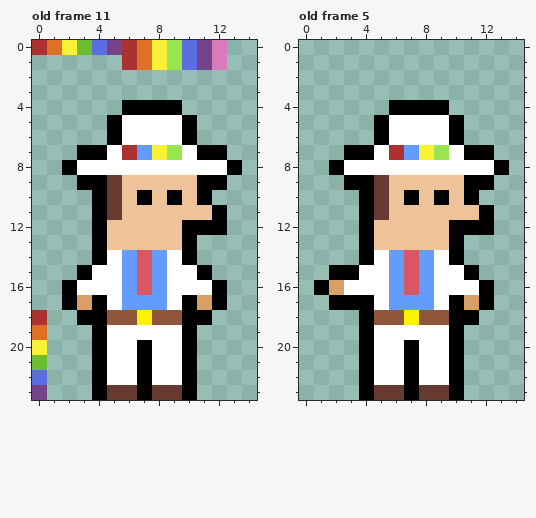
Pixel-art file, stored at assets/characters/player/inspector_Spectrum.ase. The picture above was drawn from the file before the commit.
15x24 pixels, 11 frames. Colours within 5 levels of each other are drawn and written as one. Shown: old frame 11, old frame 5. The commit also changed other frames, which this record leaves out.
Once edited:
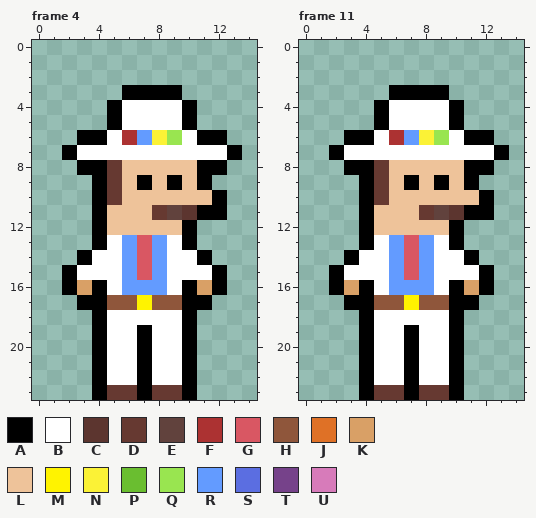
Palette (. is transparent): A #000000  B #ffffff  C #5c352f  D #663931  E #61423d  F #ac3232  G #d95763  H #8f563b  J #df7126  K #d9a066  L #eec39a  M #fff300  N #fbf236  P #6abe30  Q #99e550  R #639bff  S #5b6ee1  T #76428a  U #d77bba
A new or re-ordered frame is compared with the old frame closest to it.
Commit message: Inspector Spectrum Running Animation
Diff:
frames 11 -> 13
Changed rows in their new state; - is an unchanged pixel.
Frame 4 against old frame 11:
first column x 0:
 0 .............-
 1 ------.......-
 3 ------AAAA----
 4 -----ABBBBA---
 6 ---AABFRNQBAA-
 7 --ABB-BBBB-BBA
 8 --.AADLLLLLAA.
 9 ---.---A-A--.-
10 -------L-L-LA-
11 -----L--DECA--
12 -----------..-
13 -----BRGRB----
14 ---AB-----BA--
15 --AB-------BA-
16 ---KA--R--AK--
17 --.A-HHMHH-A.-
18 .--.-BBBBB-.--
19 .------A------
20 .-------------
21 .-------------
22 .-------------
23 .-------------
Frame 11 is new; against old frame 5:
first column x 1:
 3 -----AAAA----
 4 ----ABBBBA---
 6 --AABFRNQBAA-
 7 -ABB-BBBB-BBA
 8 -.AADLLLLLAA.
 9 --.---A-A--.-
10 ------L-L-LA-
11 ----L--DECA--
12 ----------..-
13 ----BRGRB----
14 --AB-----BA--
15 --B-------BA-
16 .AKA--R--AK--
17 -.--HHMHH-A.-
18 ----BBBBB-.--
19 ------A------
Changed places in both pictures, as pixel boxes (x1, y1, x2, y2):
changed: (32, 40, 242, 400)
changed: (314, 85, 509, 340)
